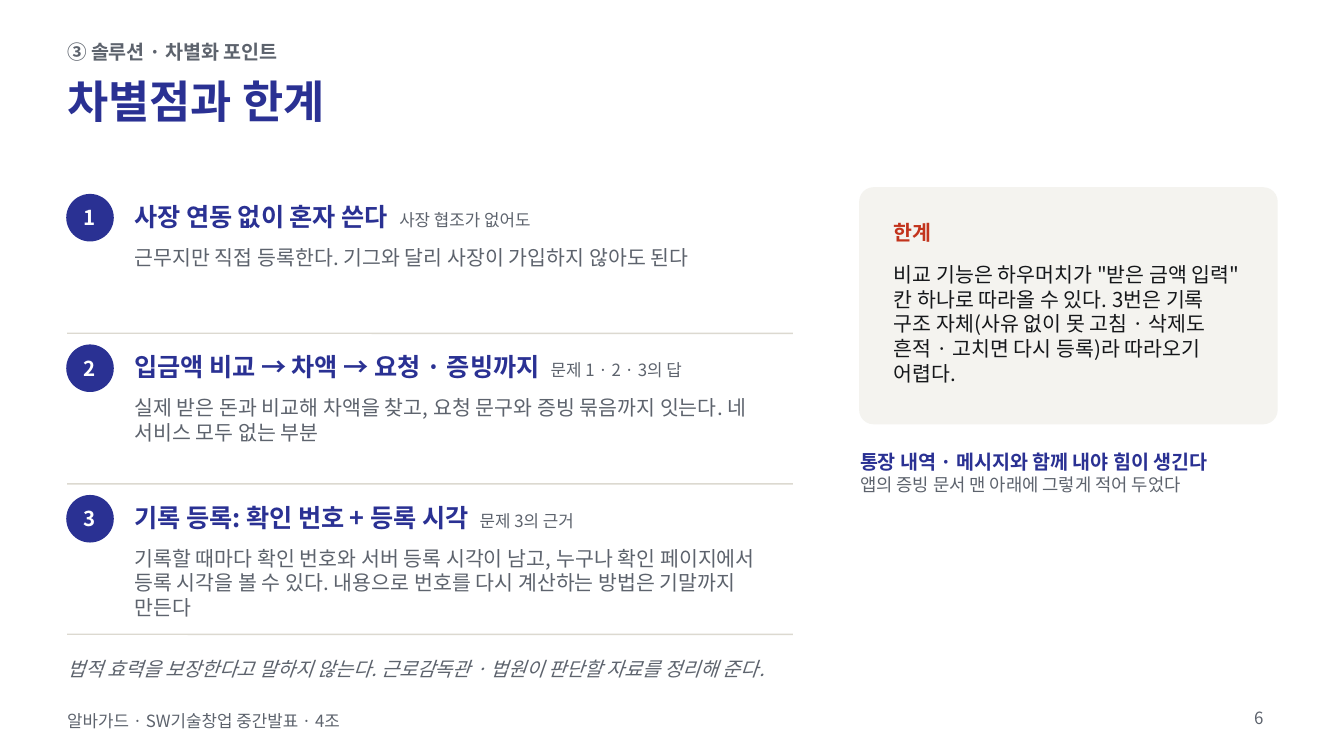
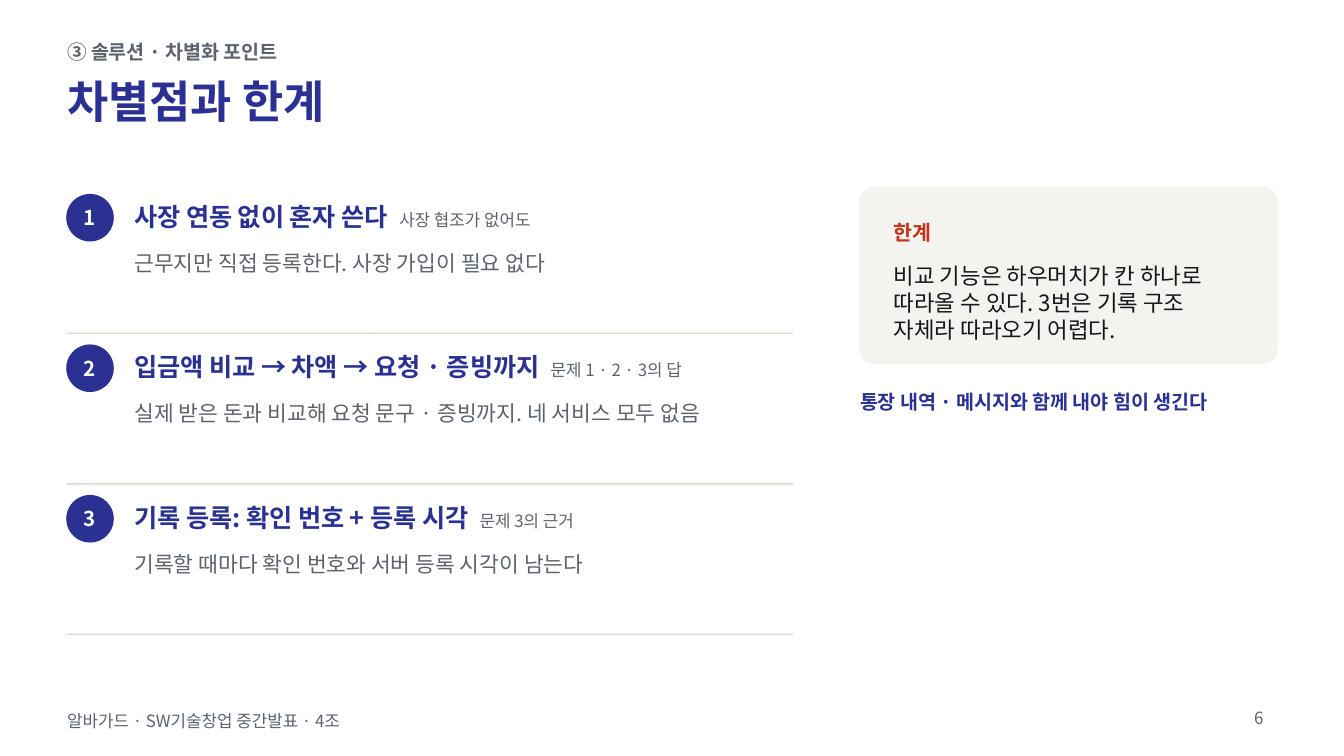
Before and after one commit to jihooni217/albaguard, a slide deck: slide 6 of docs/06_중간발표_PPT.pptx. Drawn at 1344x756 pixels with LibreOffice and Linux fonts; fonts in the diff are those of the drawing. Boxes give left, top, right and bottom in pixels: in the first picture for what was removed or moved away, otherwise in the second. Text is boxed around its words. In the diff, an @@ line names an element or a change of style, - is before the commit and + after.

```diff
--- a/docs/06_중간발표_PPT.pptx
+++ b/docs/06_중간발표_PPT.pptx
@@ rounded rectangle resized from (x1=860, y1=188, x2=1277, y2=423) to (x1=860, y1=188, x2=1277, y2=363) @@
@@ rounded rectangle at (x1=860, y1=188, x2=1277, y2=363): proportions changed @@
@@ text at (x1=134, y1=253, x2=546, y2=273): text changed; size 11 to 11.5 pt @@
-근무지만 직접 등록한다. 기그와 달리 사장이 가입하지 않아도 된다
+근무지만 직접 등록한다. 사장 가입이 필요 없다
@@ text at (x1=894, y1=265, x2=1202, y2=340): text changed; size 11 to 12 pt @@
-비교 기능은 하우머치가 "받은 금액 입력" 칸 하나로 따라올 수 있다. 3번은 기록 구조 자체(사유 없이 못 고침 · 삭제도 흔적 · 고치면 다시 등록)라 따라오기 어렵다.
+비교 기능은 하우머치가 칸 하나로 따라올 수 있다. 3번은 기록 구조 자체라 따라오기 어렵다.
@@ text at (x1=134, y1=403, x2=700, y2=423): text changed; size 11 to 11.5 pt @@
-실제 받은 돈과 비교해 차액을 찾고, 요청 문구와 증빙 묶음까지 잇는다. 네 서비스 모두 없는 부분
+실제 받은 돈과 비교해 요청 문구 · 증빙까지. 네 서비스 모두 없음
@@ text "통장 내역 · 메시지와 함께 ..." moved from (x1=860, y1=452, x2=1207, y2=493) to (x1=860, y1=392, x2=1207, y2=411) @@
@@ text at (x1=860, y1=476, x2=1181, y2=493): paragraph removed @@
-앱의 증빙 문서 맨 아래에 그렇게 적어 두었다
@@ text at (x1=134, y1=554, x2=583, y2=574): text changed; size 11 to 11.5 pt @@
-기록할 때마다 확인 번호와 서버 등록 시각이 남고, 누구나 확인 페이지에서 등록 시각을 볼 수 있다. 내용으로 번호를 다시 계산하는 방법은 기말까지 만든다
+기록할 때마다 확인 번호와 서버 등록 시각이 남는다
@@ text removed at (x1=67, y1=659, x2=765, y2=678) @@
-법적 효력을 보장한다고 말하지 않는다. 근로감독관 · 법원이 판단할 자료를 정리해 준다.
```
Also in this commit, not shown: 4 other slides changed, 1 other file.
